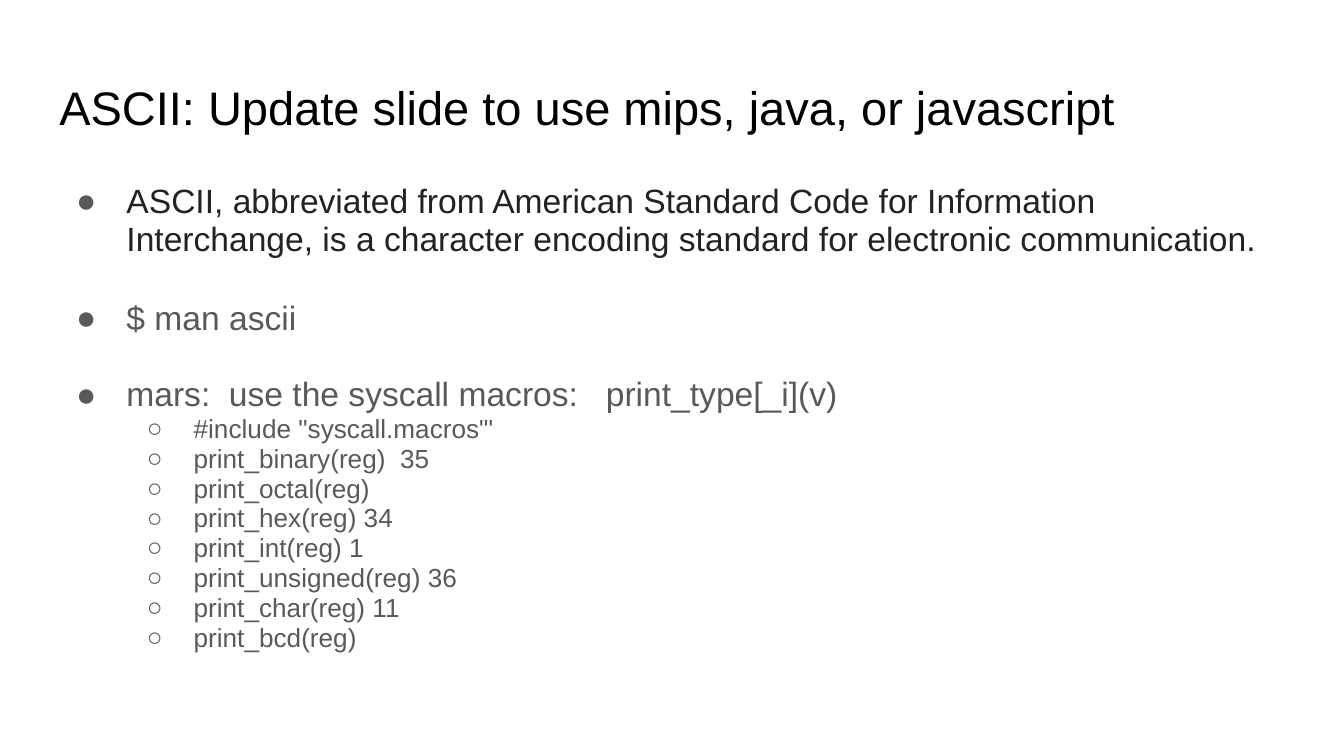
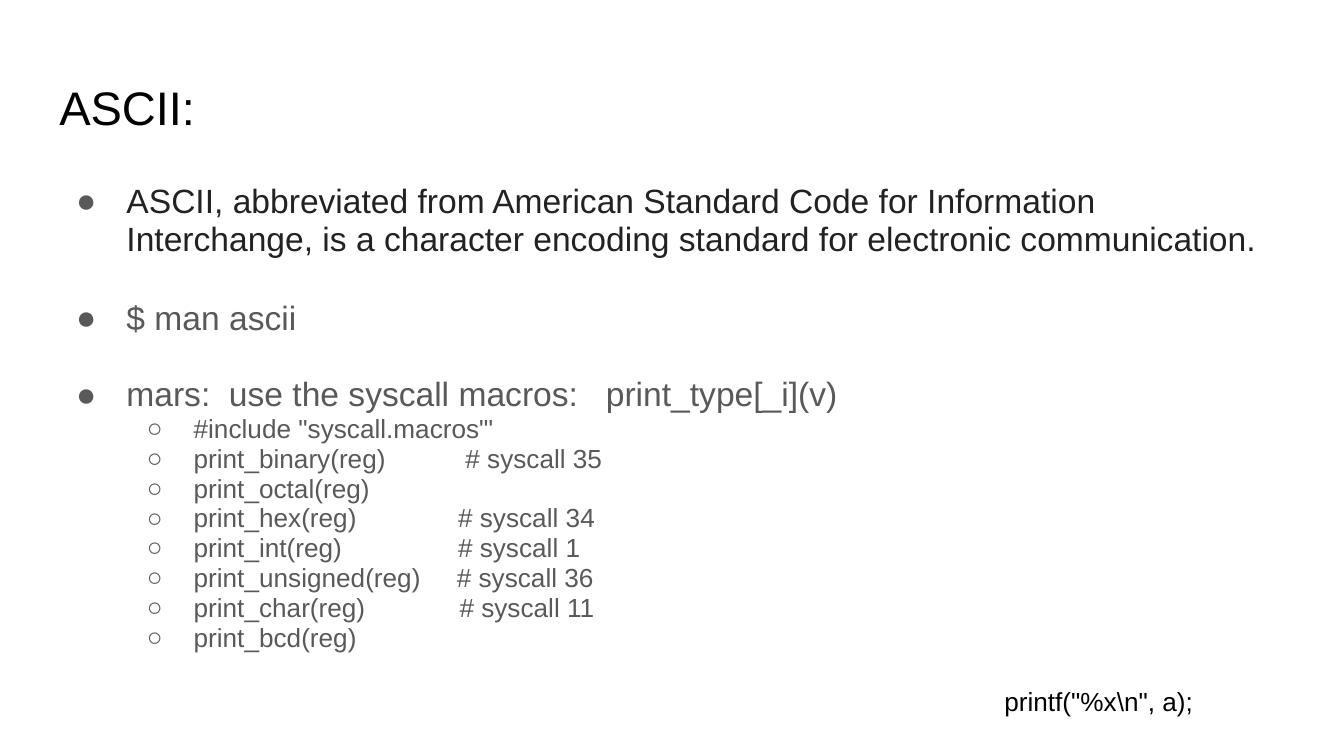
Before and after one commit to COMP122/comp122-s22, a slide deck: slide 15 of format_encodings/documents/Introduction to Encodings.pptx (slide 16 before the commit). Drawn at 1344x756 pixels with LibreOffice and Linux fonts; fonts in the diff are those of the drawing. Boxes give left, top, right and bottom in pixels: in the first picture for what was removed or moved away, otherwise in the second. Text is boxed around its words. In the diff, an @@ line names an element or a change of style, - is before the commit and + after.

```diff
--- a/format_encodings/documents/Introduction to Encodings.pptx
+++ b/format_encodings/documents/Introduction to Encodings.pptx
@@ title at [59, 92, 195, 126]: text changed @@
-ASCII: Update slide to use mips, java, or javascript
+ASCII:
@@ text at [194, 449, 602, 474]: text changed @@
-  ○ print_binary(reg) 35
+  ○ print_binary(reg) # syscall 35
@@ text at [194, 508, 595, 623]: text changed @@
-  ○ print_hex(reg) 34
-  ○ print_int(reg) 1
-  ○ print_unsigned(reg) 36
-  ○ print_char(reg) 11
+  ○ print_hex(reg) # syscall 34
+  ○ print_int(reg) # syscall 1
+  ○ print_unsigned(reg) # syscall 36
+  ○ print_char(reg) # syscall 11
@@ text added at [1004, 692, 1192, 716], 14 pt, text #000000 @@
+printf("%x\n", a);
```
Also in this commit, not shown: 11 other slides changed, 1 slide removed, 4 other files.
